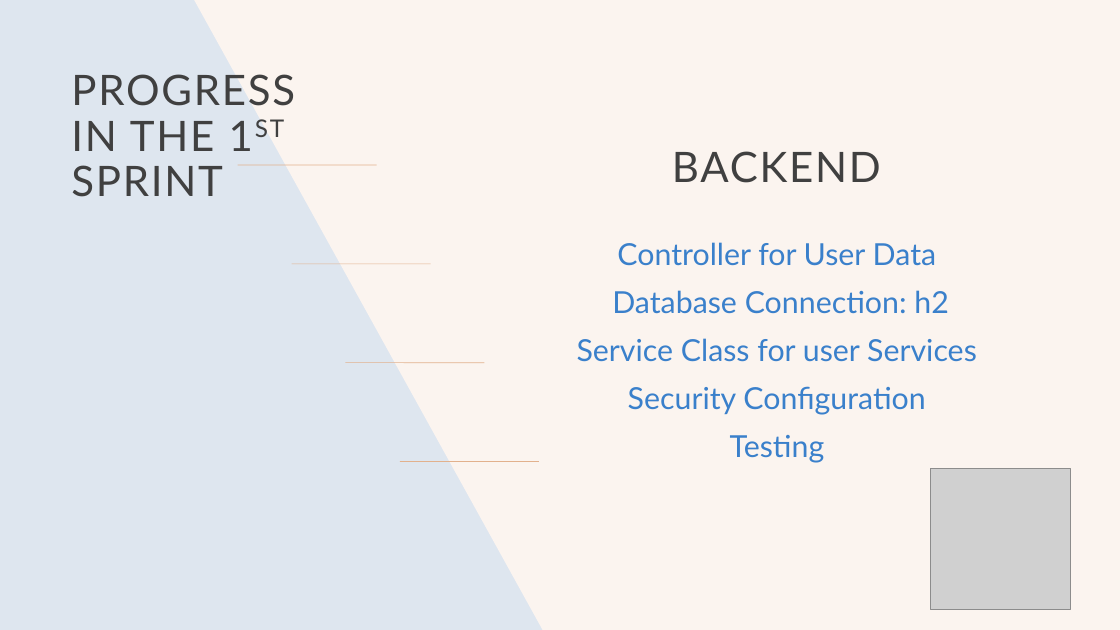
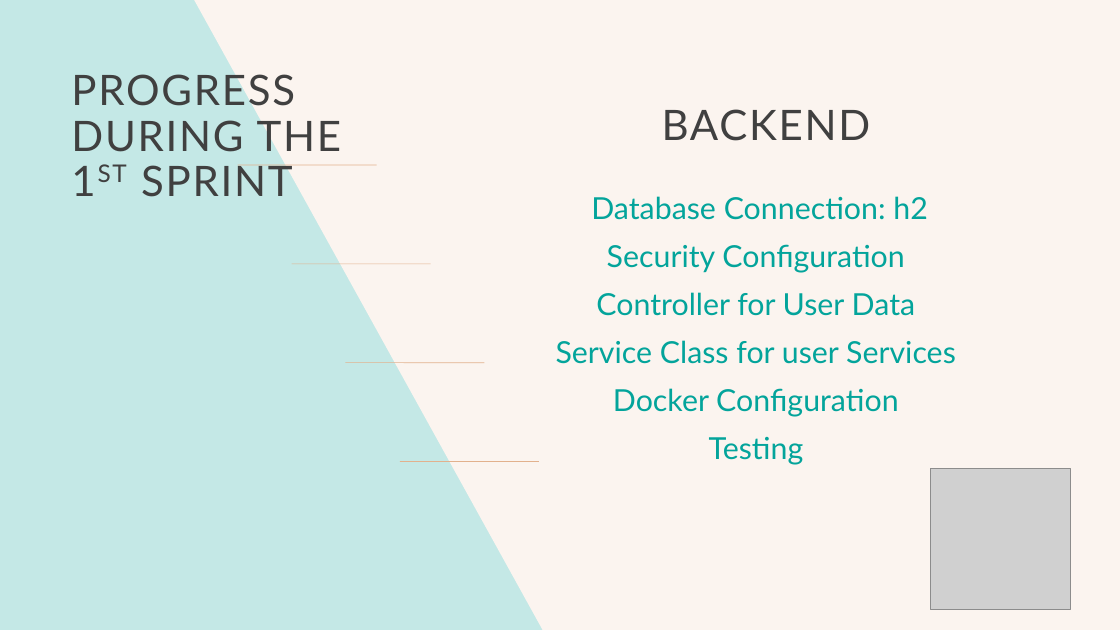
Before and after one commit to lillitaz/codennectApp, a slide deck: slide 3 of codennectPP.odp. Drawn at 1120x630 pixels with LibreOffice and Linux fonts; fonts in the diff are those of the drawing; grey boxes stand for pictures. Boxes give left, top, right and bottom in pixels: in the first picture for what was removed or moved away, otherwise in the second. Text is boxed around its words. In the diff, an @@ line names an element or a change of style, - is before the commit and + after.

```diff
--- a/codennectPP.odp
+++ b/codennectPP.odp
@@ background #DEE6EF to #C4E8E6 @@
@@ title at [71,69,342,197]: text changed @@
-PROGRESS IN THE 1ST SPRINT
+PROGRESS DURING THE 1ST SPRINT
@@ text "BACKEND": place and size @@
-text "BACKEND" at [672,151,881,183]
+text "BACKEND" at [662,109,871,141]
@@ text "Database Connection: h2": place and size @@
-text "Database Connection: h2" at [577,242,977,463]
+text "Database Connection: h2" at [556,196,956,465]
@@ text at [591,196,928,272]: paragraphs added @@
+Database Connection: h2
+Security Configuration
@@ text at [556,292,956,465]: text colour #3A80CB to #03A49B in "Controller for User Data", "Service Class for user Services", "Testing" @@
@@ text at [612,290,949,314]: paragraph removed @@
-Database Connection: h2
@@ text at [613,388,898,417]: text changed; text colour #3A80CB to #03A49B @@
-Security Configuration
+Docker Configuration
```
Also in this commit, not shown: 5 other slides changed, 3 other files.
